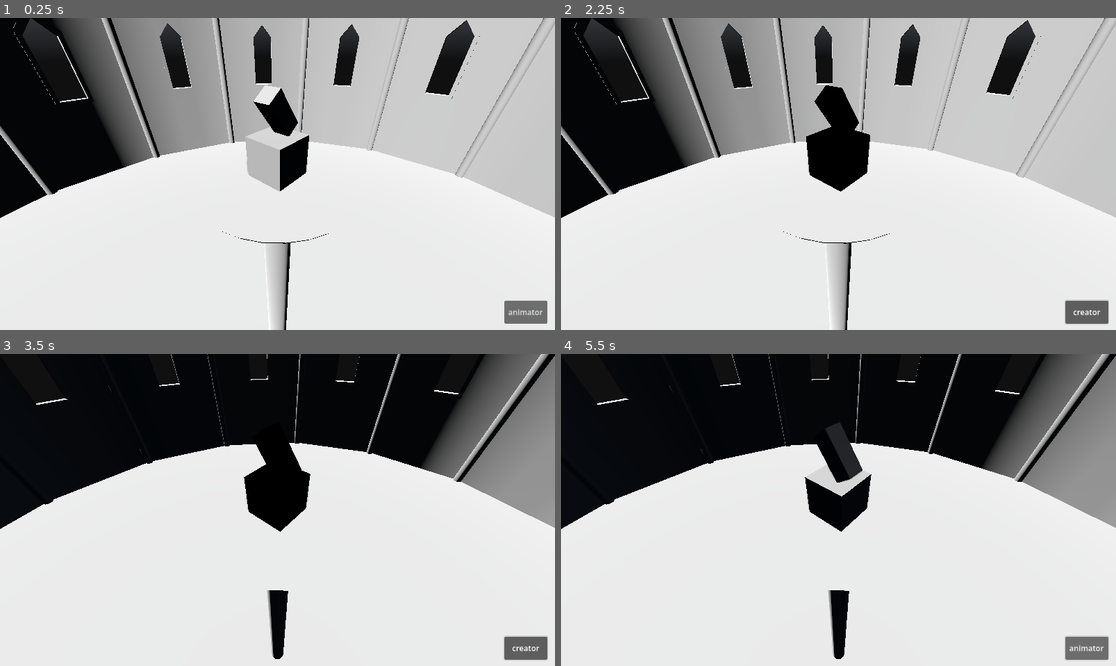
Above: before the commit, frames 1-4 (two rows, left to right).
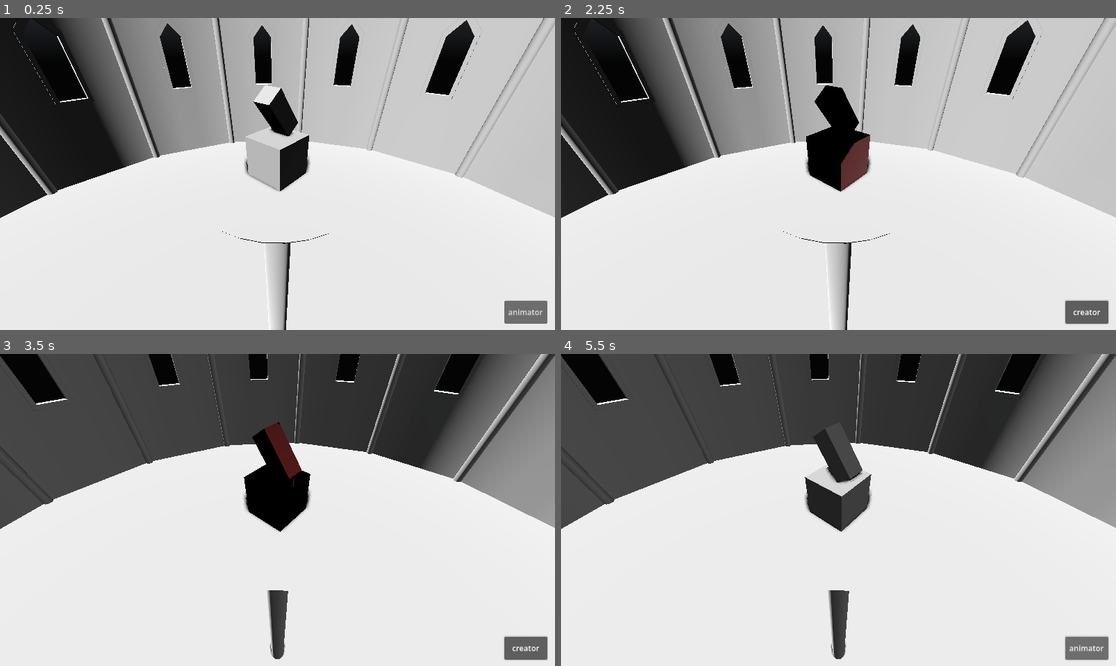
Above: after the commit, the same moments.

Repository: bigCodeArthur/Builder_rogue_like
Game: Godot game, scene res://BuilderTest.tscn
Two runs of this game, one before a commit and one after it. Both use one fixed random seed, a clock stepped at 60 frames per second and the inputs below. A sky picture missing from this copy of the repository is replaced by a grey-blue gradient.
Inputs (mouse positions are in pixels of both pictures, inside the frame that each line leads up to):
- Up to frame 1 (0.25 s): no input
- Up to frame 2 (2.25 s): click "animator" at 0.5 s; click "creator" at 1.25 s; tap Enter (ui_accept) at 2 s; move the mouse to (960, 158) at 2.02 s; hold Right (ui_right) from 2.03 s (still down); hold Middle mouse button (cam_move) from 2.03 s (still down)
- Up to frame 3 (3.5 s): tap Enter (ui_accept) at 2.27, 3.02 s; move the mouse to (249, 510) at 2.77 s; release Right (ui_right) at 2.78 s; release Middle mouse button (cam_move) at 2.78 s; hold Up (ui_up) from 2.78 s (still down); tap Shift (shift) at 2.85 s
- Up to frame 4 (5.5 s): move the mouse to (894, 441) at 3.52 s; release Up (ui_up) at 3.53 s; hold Right (ui_right) 3.53-4.28 s; tap Mouse wheel up (zoom_in) at 3.6 s; tap Enter (ui_accept) at 4.25, 4.52, 5.27 s; move the mouse to (810, 572) at 4.27 s; hold Up (ui_up) 4.28-5.03 s; tap Mouse wheel down (zoom_out) at 4.35 s; move the mouse to (1005, 556) at 5.02 s; hold Left (ui_left) from 5.03 s (still down); hold Middle mouse button (cam_move) from 5.03 s (still down)

The runs differ from the first frame. In frame 1, 1.9% of the frame differs, in the area x 0-87%, y 0-100%; in frame 2, 2.4%; in frame 3, 28%; in frame 4, 29%, in the area x 0-100%, y 0-98%.

Commit message:
joystick now moves with camera

Diff:
--- a/BuilderTest.tscn
+++ b/BuilderTest.tscn
@@ -18,10 +18,17 @@
 
 [sub_resource type="Environment" id="Environment_1edov"]
 background_mode = 2
-background_energy_multiplier = 0.3
+background_energy_multiplier = 0.2
 sky = SubResource("Sky_t1fpa")
 ssr_enabled = true
 ssao_enabled = true
+ssao_radius = 2.74
+ssao_intensity = 16.0
+ssao_power = 0.36222616
+ssao_horizon = 0.65
+ssil_enabled = true
+glow_enabled = true
+volumetric_fog_albedo = Color(0.8586553, 0.9953875, 0.9391962, 1)
 
 [sub_resource type="WorldBoundaryShape3D" id="WorldBoundaryShape3D_e6v0q"]
 
@@ -37,7 +44,7 @@
 environment = SubResource("Environment_1edov")
 
 [node name="DirectionalLight3D" type="DirectionalLight3D" parent="Environment" unique_id=1930909081]
-transform = Transform3D(1, 0, 0, 0, 0.5863865, 0.8100315, 0, -0.8100315, 0.5863865, 0, 0, 12.670316)
+transform = Transform3D(1, 0, 0, 0, 0.5863724, 0.8100416, 0, -0.8100416, 0.5863724, 0, 0, 12.670316)
 
 [node name="Pivot_y" type="Node3D" parent="Environment" unique_id=305353108]
 transform = Transform3D(0.7547096, 0, 0.656059, 0, 1, 0, -0.656059, 0, 0.7547096, 0, 0, 0)
@@ -55,6 +62,14 @@
 shape = SubResource("WorldBoundaryShape3D_e6v0q")
 
 [node name="editor_space" parent="Environment" unique_id=283607448 instance=ExtResource("9_1edov")]
+transform = Transform3D(1, 0, 0, 0, 1, 0, 0, 0, 1, 0, -132.27338, 0)
+
+[node name="ReflectionProbe" type="ReflectionProbe" parent="Environment/editor_space" unique_id=129304040]
+transform = Transform3D(1, -2.980232e-08, 2.9802322e-08, 2.9802322e-08, 1, -5.9604645e-08, -2.9802322e-08, 5.9604645e-08, 1, -8.3140174e-07, 30.17035, 3.5701523e-06)
+size = Vector3(150, 128.20557, 150)
+origin_offset = Vector3(0, -27.69, 0)
+interior = true
+enable_shadows = true
 
 [node name="Target" type="Node3D" parent="." unique_id=1691935409]
 transform = Transform3D(1, 0, 0, 0, 1, 0, 0, 0, 1, 0, 100, 0)
--- a/camera_3d.gd
+++ b/camera_3d.gd
@@ -11,6 +11,10 @@
 @onready var pivot_x: Node3D = $".."
 @onready var baker: Baker = $"../../../../Baker"
 
+
+func _ready() -> void:
+	pivot_y.position = creator_pos
+	editor_space.position = creator_pos
 
 func _process(_delta: float) -> void:
 	if Input.is_action_pressed("cam_move"):
